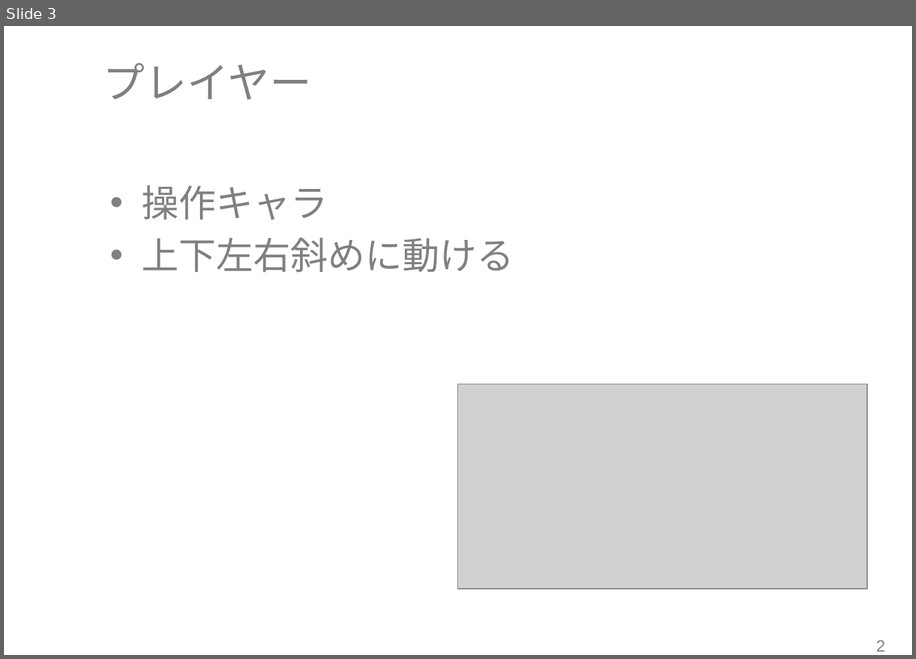
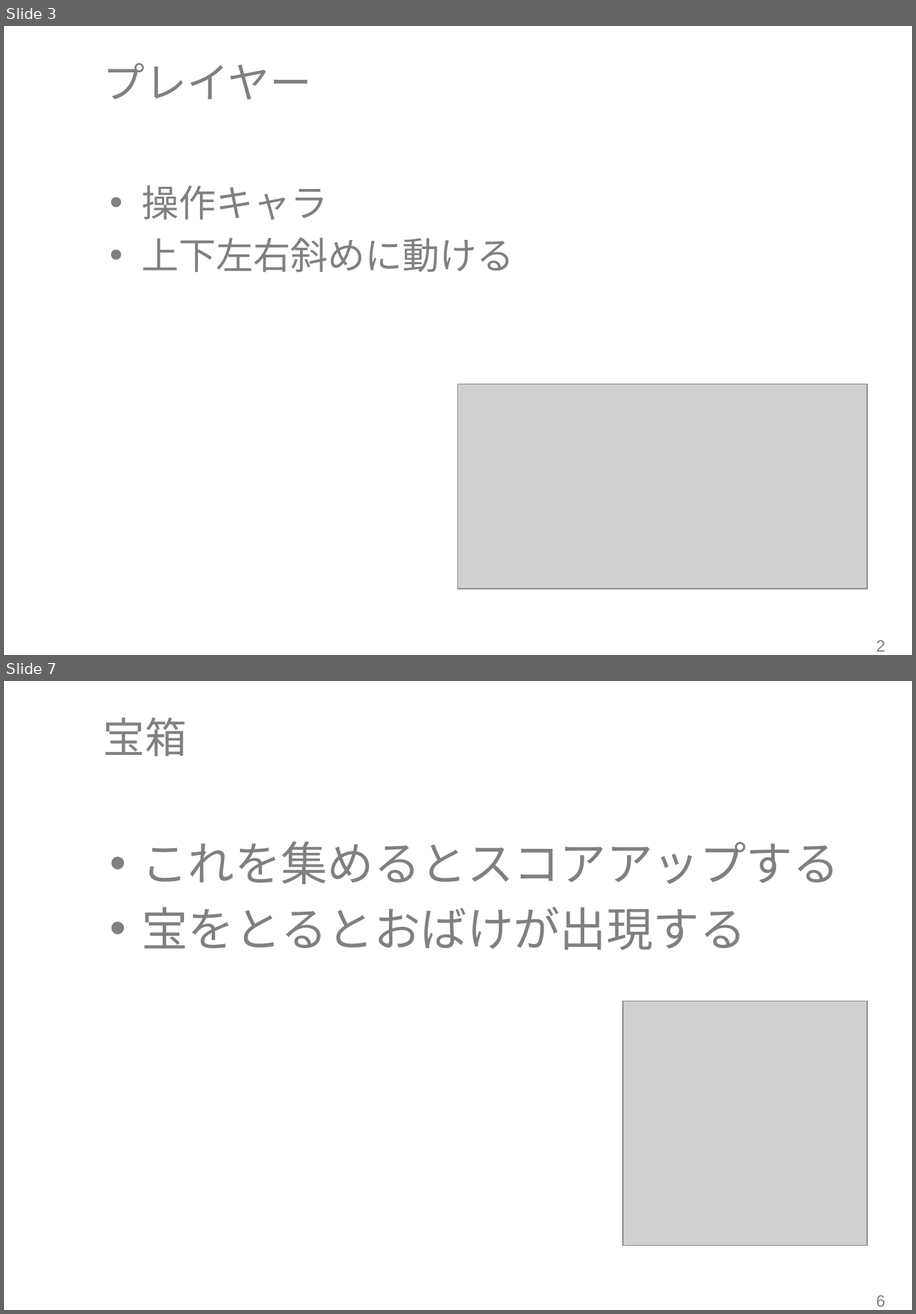
Before and after one commit to RubyCamp/rc2016s_g6, a slide deck: shinziko.pptx. Shown one above the other, each under a label of ours: slide 3 before the commit, slides 3 and 7 after it; the slides between them are not shown. The pictures are 916x659 and 916x1314 pixels, drawn with LibreOffice and Linux fonts; fonts in the diff are those of the drawing; grey boxes stand for pictures; background and template pictures are left out. Boxes give left, top, right and bottom in pixels: in the first picture for what was removed or moved away, otherwise in the second. Text is boxed around its words. In the diff, an @@ line names an element or a change of style, - is before the commit and + after.

```diff
--- a/shinziko.pptx
+++ b/shinziko.pptx
@@ slide 7 added at (x1=4, y1=681, x2=912, y2=1310), background #FFFFFF @@
@@ title added at (x1=103, y1=718, x2=187, y2=756), 36 pt, text #808080 @@
+宝箱
@@ text added at (x1=141, y1=841, x2=839, y2=950), 40 pt, text #808080 @@
+• これを集めるとスコアアップする
+• 宝をとるとおばけが出現する
@@ picture added at (x1=624, y1=1001, x2=868, y2=1245) @@
@@ page number added at (x1=876, y1=1294, x2=885, y2=1306), 14 pt, text #808080 @@
+6
```
Also in this commit, not shown: 1 slide changed, 3 other slides added.
